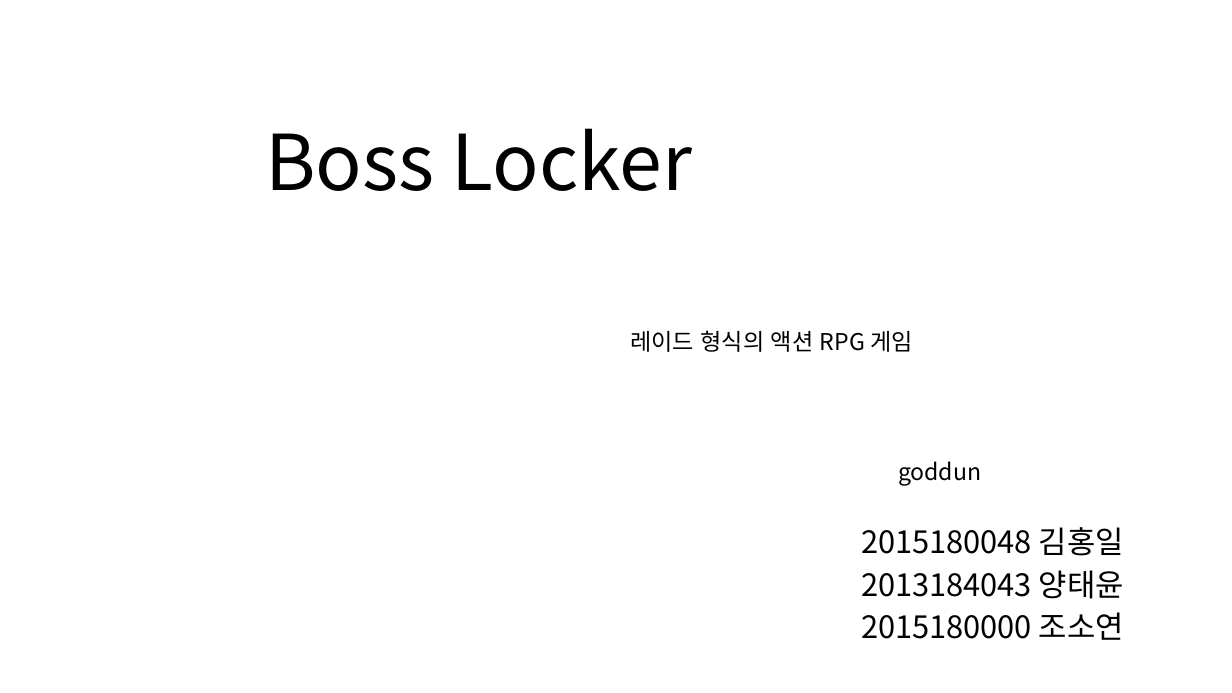
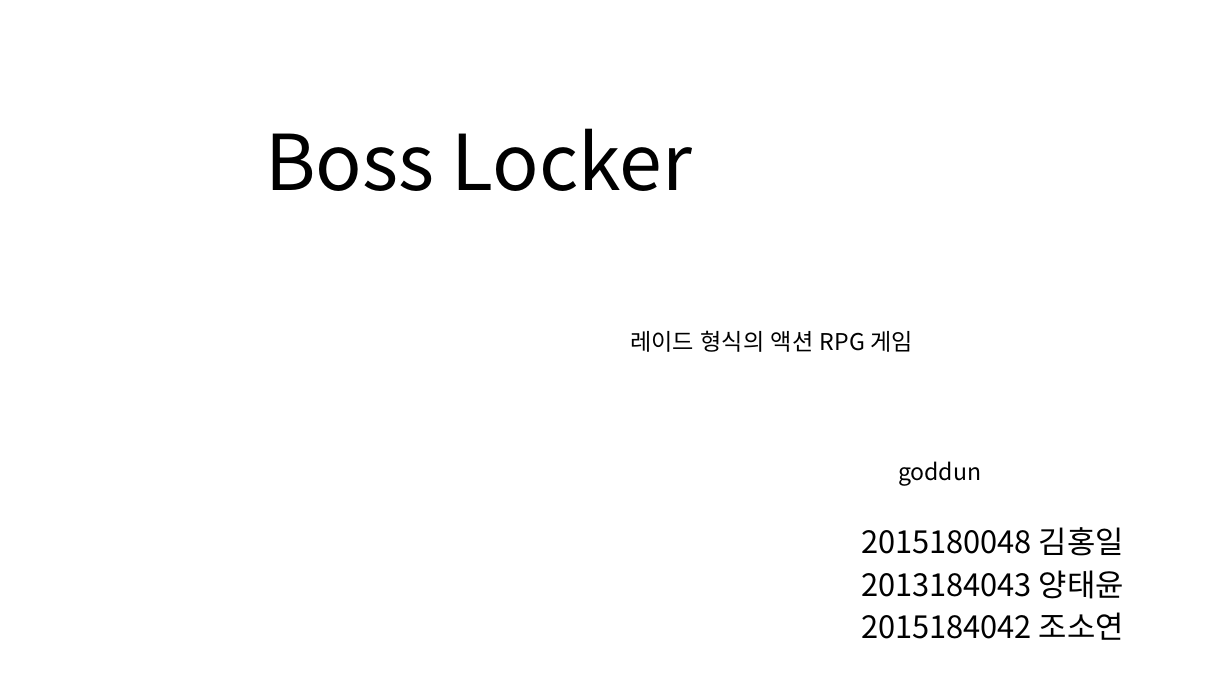
Before and after one commit to goddun/Report, a slide deck: slide 1 of bosslocker_20170925.pptx. Drawn at 1232x693 pixels with LibreOffice and Linux fonts; fonts in the diff are those of the drawing. Boxes give left, top, right and bottom in pixels: in the first picture for what was removed or moved away, otherwise in the second. Text is boxed around its words. In the diff, an @@ line names an element or a change of style, - is before the commit and + after.

```diff
--- a/bosslocker_20170925.pptx
+++ b/bosslocker_20170925.pptx
@@ subtitle at bbox=[861, 612, 1124, 640]: text changed @@
-2015180000 조소연
+2015184042 조소연
```
